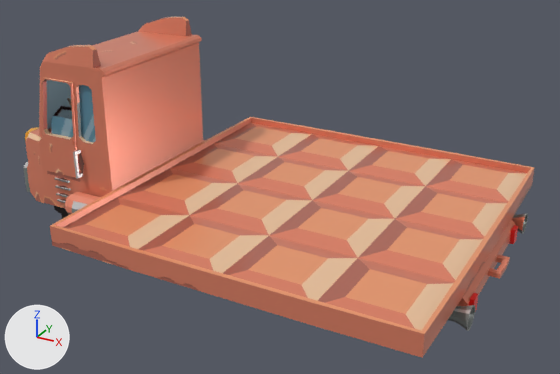
The FBX model Assets/Game/Models/Camtar/camtar1.fbx: old version first, new version second.
Before and after are seen from a 50 mm camera at (6.9, -7.19, 3.25) aimed at (2.96, -0.02, -0.33). Lighting does not change. The marker at lower left points along +X, +Y and +Z. Where no turn or scale is listed for an object, it has been applied to the vertices.

The first picture shows 'Plateform', 'Truck', 'Truck.001', 'porte'.
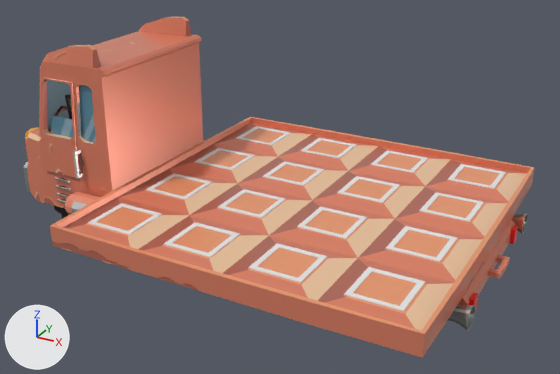
Boxes [x1, y1, x2, y2] around the edits, measured in the pictures (560 x 374 px):
'Emission', added
    after: [88, 126, 506, 311]

Edits to the bpy script that builds the scene:
```text
Add me_cube_009_1:
    me_cube_009_1.from_pydata(...)  # 281 vertices, 256 faces; spans x -0.5..3.47, y -3.47..0.5, z 0.13..0.16
Add ob_emission:
    ob_emission = bpy.data.objects.new('Emission', me_cube_009_1)
    ob_emission.location = (1.837, 1.551, -0.555)
```
